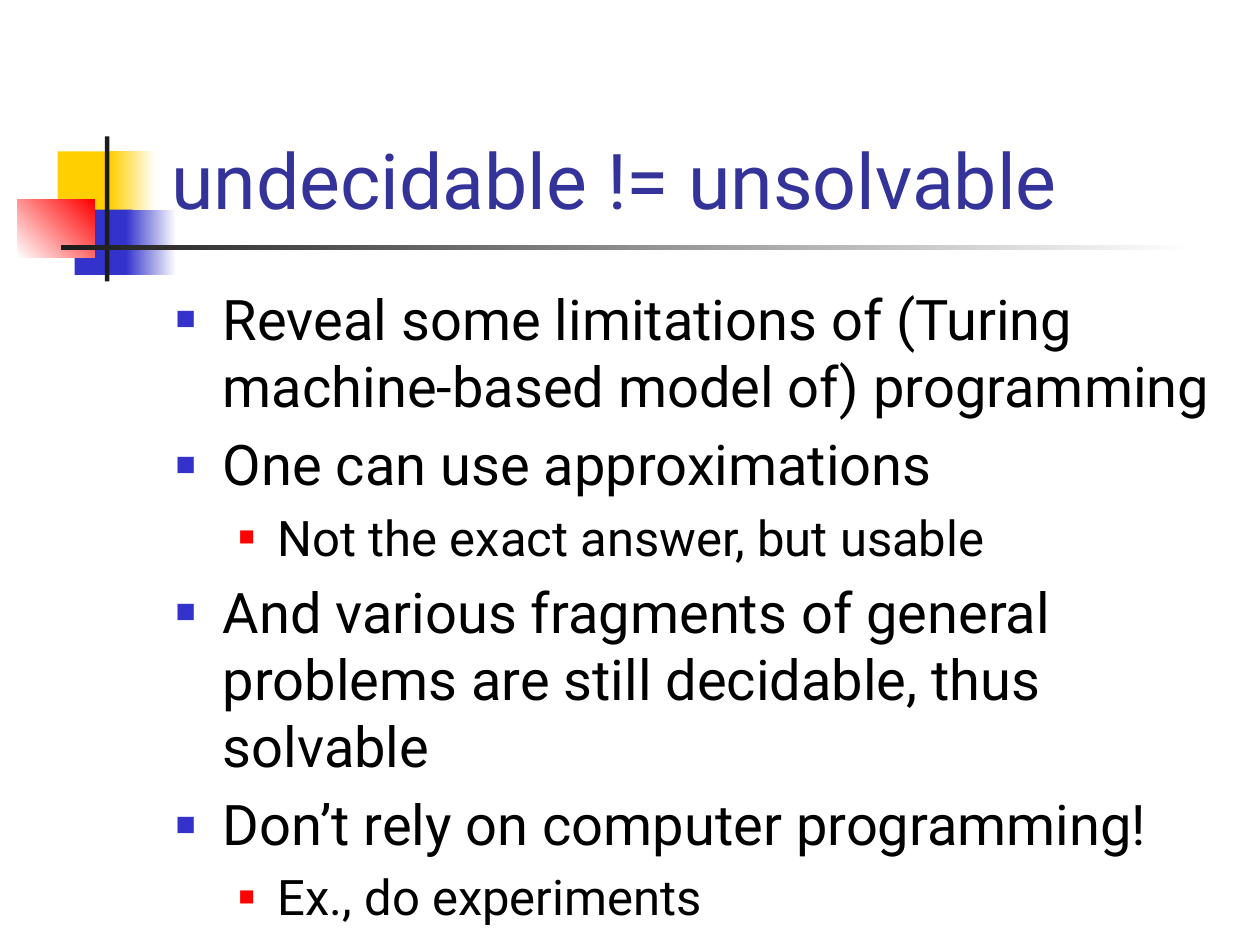
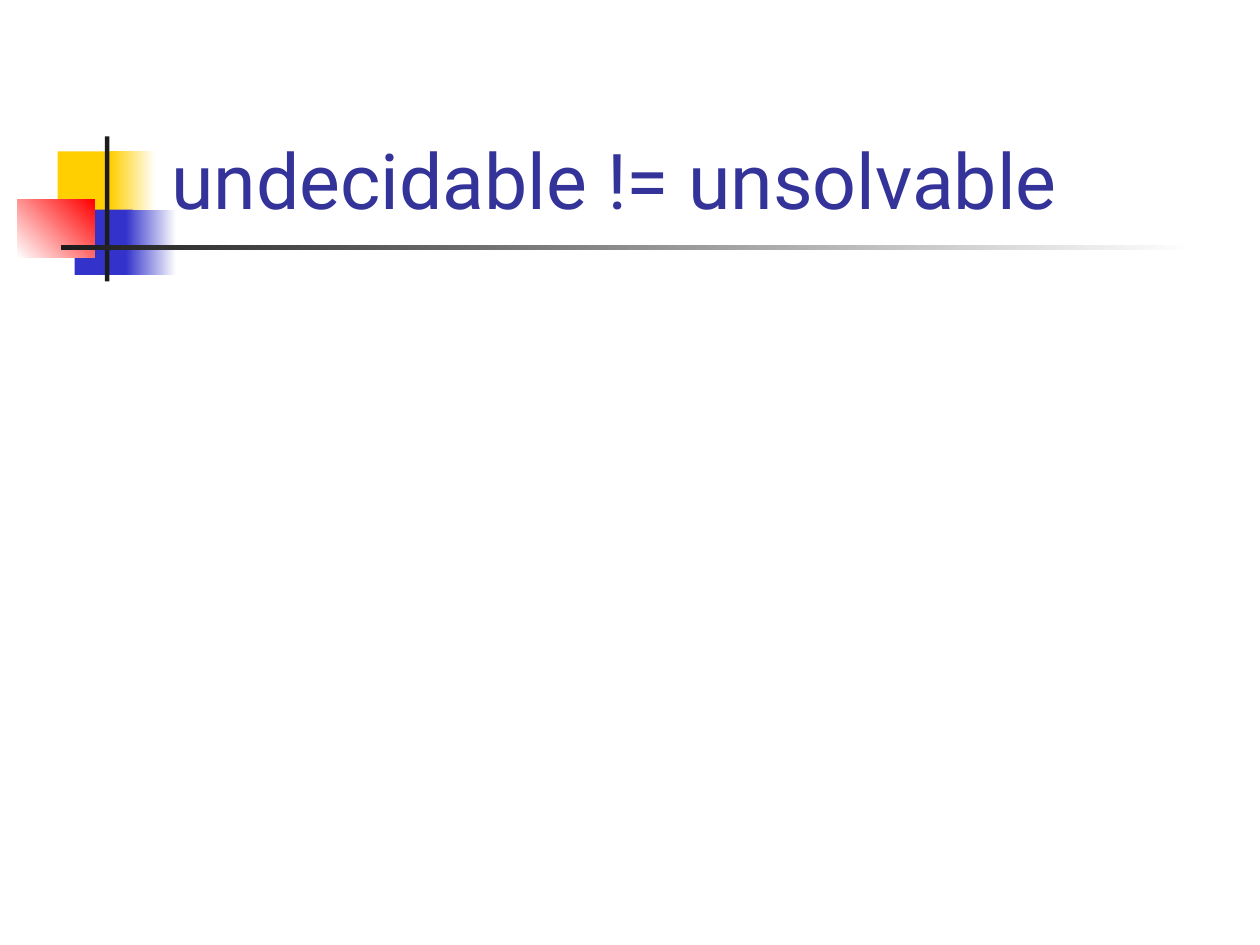
Before and after one commit to csslab-ustc/csslab-ustc.github.io, a slide deck: slide 32 of courses/theory/slides/lec02-math-foundation.pptx (slide 22 before the commit). Drawn at 1260x945 pixels with LibreOffice and Linux fonts; fonts in the diff are those of the drawing; grey boxes stand for pictures. Boxes give left, top, right and bottom in pixels: in the first picture for what was removed or moved away, otherwise in the second. Text is boxed around its words. In the diff, an @@ line names an element or a change of style, - is before the commit and + after.

```diff
--- a/courses/theory/slides/lec02-math-foundation.pptx
+++ b/courses/theory/slides/lec02-math-foundation.pptx
@@ text removed at bbox=[223, 295, 1209, 925] @@
-■ Reveal some limitations of (Turing machine-based model of) programming
-■ One can use approximations
-  ■ Not the exact answer, but usable
-■ And various fragments of general problems are still decidable, thus solvable
-■ Don’t rely on computer programming!
-  ■ Ex., do experiments
```
Also in this commit, not shown: 7 other slides changed, 19 slides added, 7 slides removed, 5 other files.
